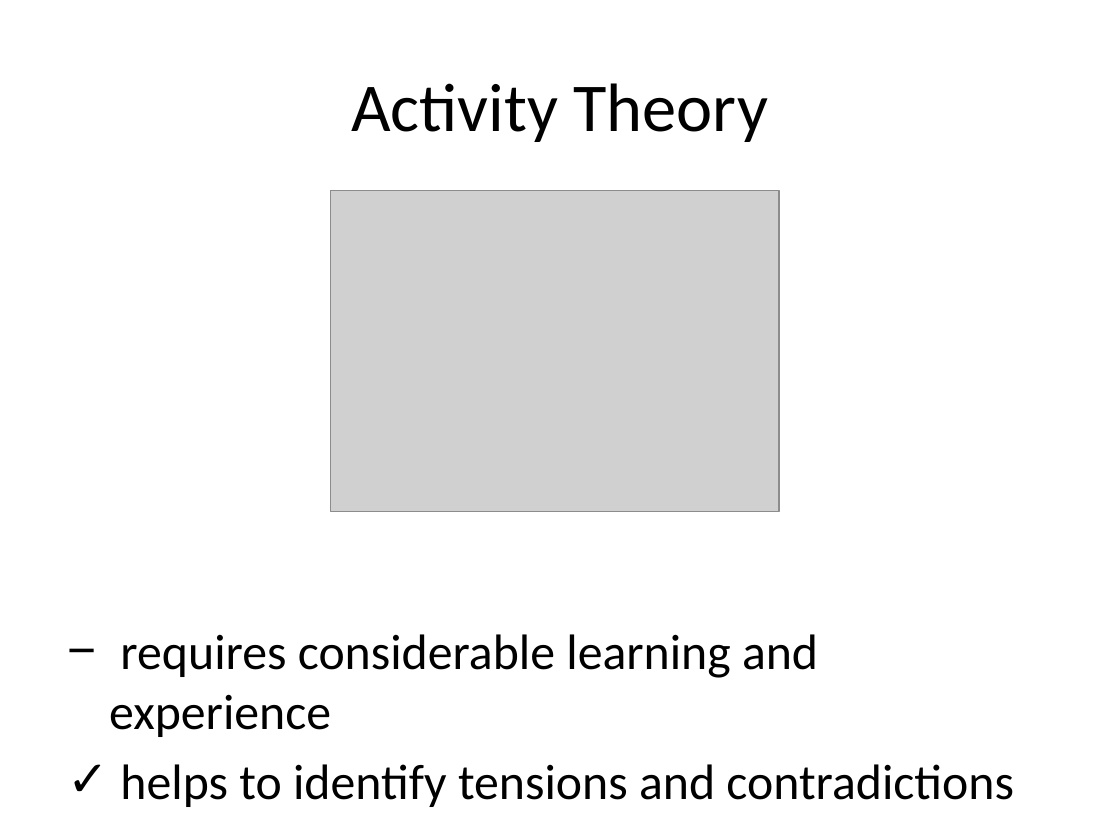
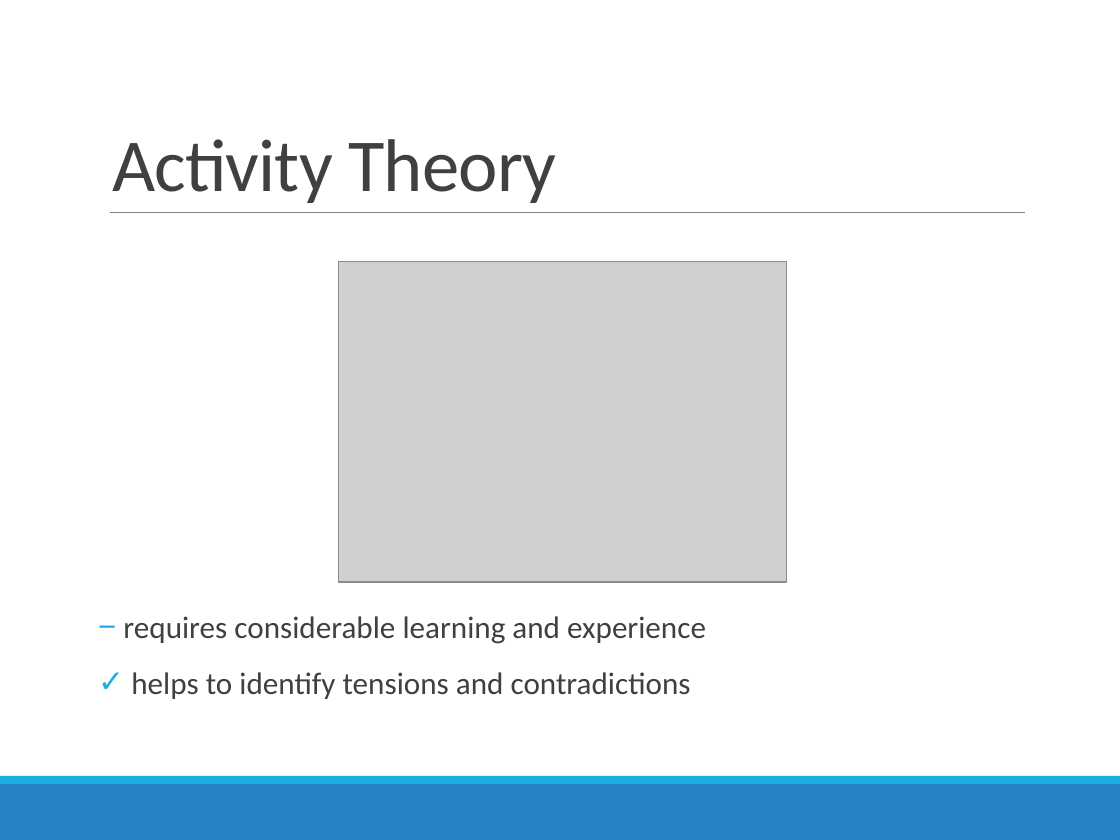
Before and after one commit to SweetyGott/HCIMonster, a slide deck: slide 1 of Impulsvortrag/4_Activity_Grounded_Hybrid_Theory.pptx. Drawn at 1120x840 pixels with LibreOffice and Linux fonts; fonts in the diff are those of the drawing; grey boxes stand for pictures. Boxes give left, top, right and bottom in pixels: in the first picture for what was removed or moved away, otherwise in the second. Text is boxed around its words. In the diff, an @@ line names an element or a change of style, - is before the commit and + after.

Commit message:
Droped some of my slides so that it becomes shorter
Relayouted Tabeas slides to fit Jens and my layout

```diff
--- a/Impulsvortrag/4_Activity_Grounded_Hybrid_Theory.pptx
+++ b/Impulsvortrag/4_Activity_Grounded_Hybrid_Theory.pptx
@@ title "Activity Theory": place and size @@
-title "Activity Theory" at [351, 83, 768, 142]
+title "Activity Theory" at [112, 139, 556, 203]
@@ title "Activity Theory" at [112, 139, 556, 203]: size 44 to 48 pt, text colour #000000 to #404040, letter spacing 0 to -0.5 pt; alignment centre to left; line spacing 1 to 0.85; vertical alignment middle to bottom @@
@@ line added from (110, 213) to (1025, 213), #808080 0.5 pt @@
@@ picture: place and size @@
-picture at [330, 190, 778, 511]
+picture at [338, 261, 786, 581]
@@ text "requires considerable learning and experience": place and size @@
-text "requires considerable learning and experience" at [109, 634, 1014, 807]
+text "requires considerable learning and experience" at [123, 616, 706, 699]
@@ text "requires considerable learning and experience" at [123, 616, 706, 699]: size 32 to 20 pt, text colour #000000 to #404040; indent changed; line spacing 1 to 0.9; more space between paragraphs @@
@@ rectangle added at [0, 776, 1120, 784], fill #1CADE4 @@
@@ rectangle added at [0, 784, 1120, 840], fill #2683C6 @@
```
Also in this commit, not shown: 2 other slides changed, 1 other file.
